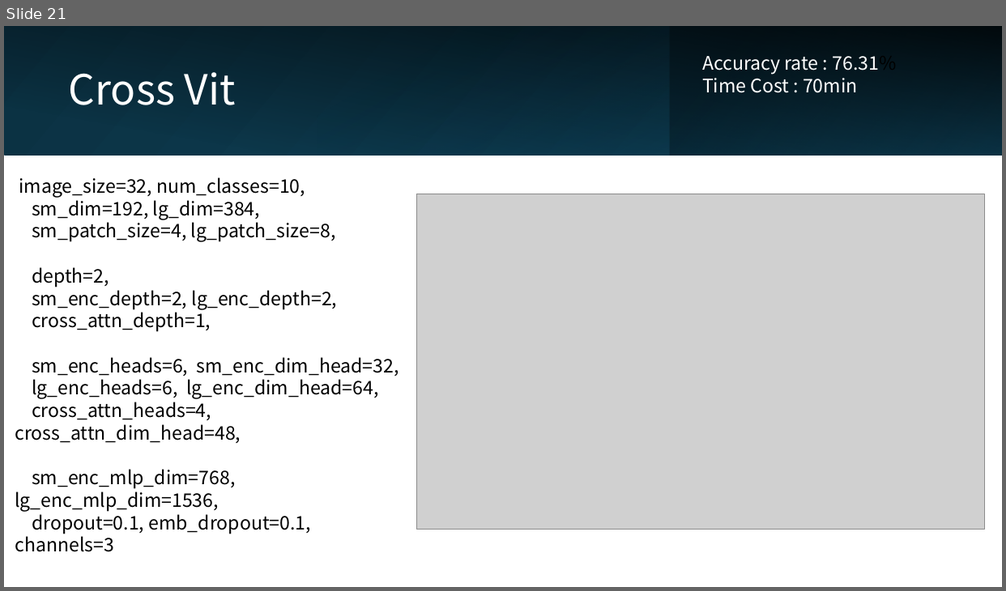
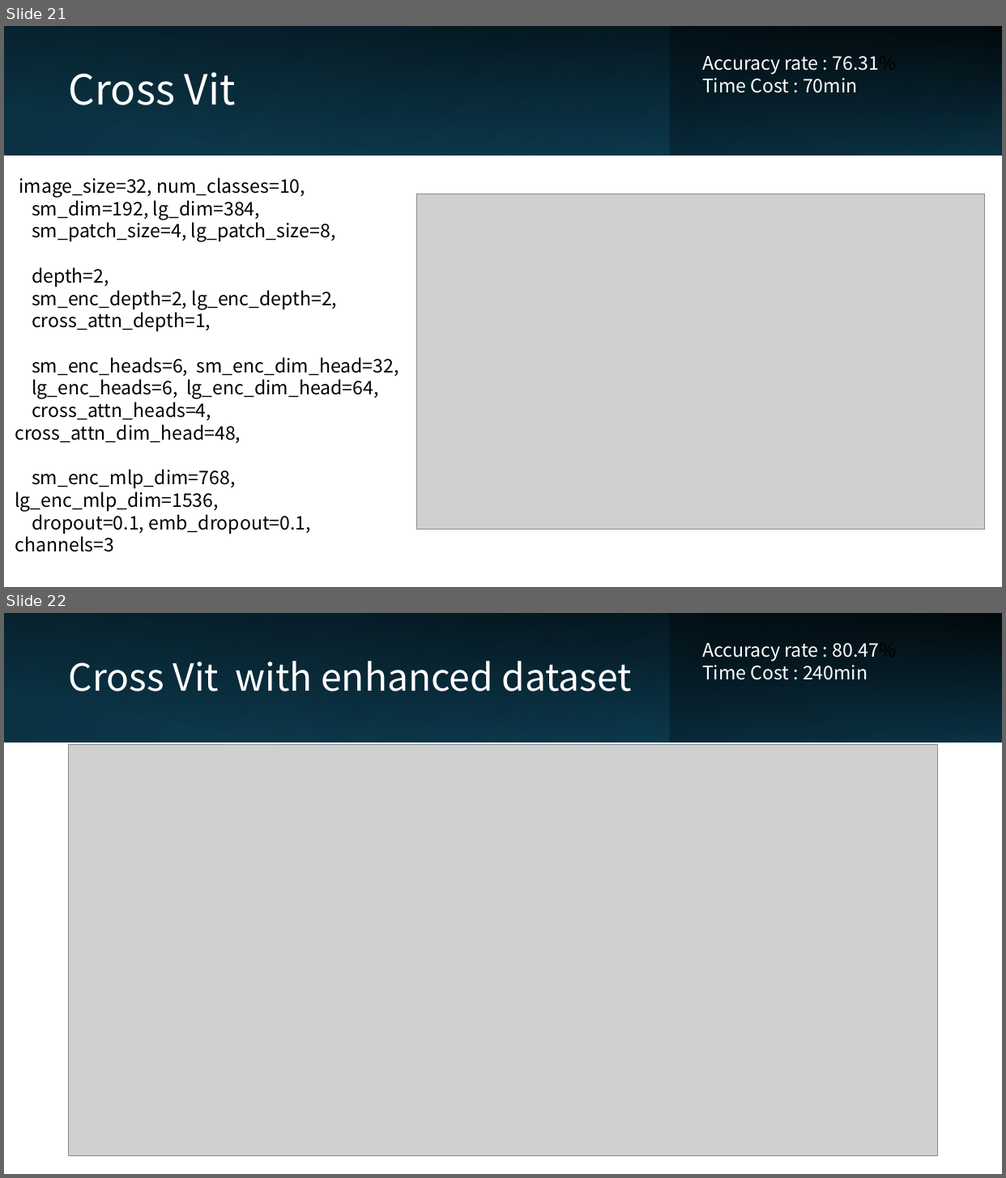
Before and after one commit to 410oldfish/Adv-CV, a slide deck: A1/Report/Vit.pptx. Shown one above the other, each under a label of ours: slide 21 before the commit, slides 21 and 22 after it. The pictures are 1006x591 and 1006x1178 pixels, drawn with LibreOffice and Linux fonts; fonts in the diff are those of the drawing; grey boxes stand for pictures. Boxes give left, top, right and bottom in pixels: in the first picture for what was removed or moved away, otherwise in the second. Text is boxed around its words. In the diff, an @@ line names an element or a change of style, - is before the commit and + after.

```diff
--- a/A1/Report/Vit.pptx
+++ b/A1/Report/Vit.pptx
@@ slide 22 added at <box>4,613,1002,1174</box>, background #FFFFFF @@
@@ rectangle added at <box>4,613,1002,742</box>, fill gradient #0B3041 to #104862 @@
@@ rectangle added at <box>4,613,1002,742</box>, fill gradient #000000 @@
@@ rectangle added at <box>317,613,670,742</box>, fill gradient #156082 to #0B3041 @@
@@ rectangle added at <box>670,613,1002,742</box>, fill gradient #0B3041 to #156082 @@
@@ title added at <box>69,661,631,692</box>, 36 pt, text #FFFFFF @@
+Cross Vit with enhanced dataset
@@ text added at <box>702,643,896,680</box>, 18 pt, text #FFFFFF @@
+Accuracy rate : 80.47%
+Time Cost : 240min
@@ picture added at <box>68,744,938,1157</box> @@
```
Also in this commit, not shown: 1 slide changed.
